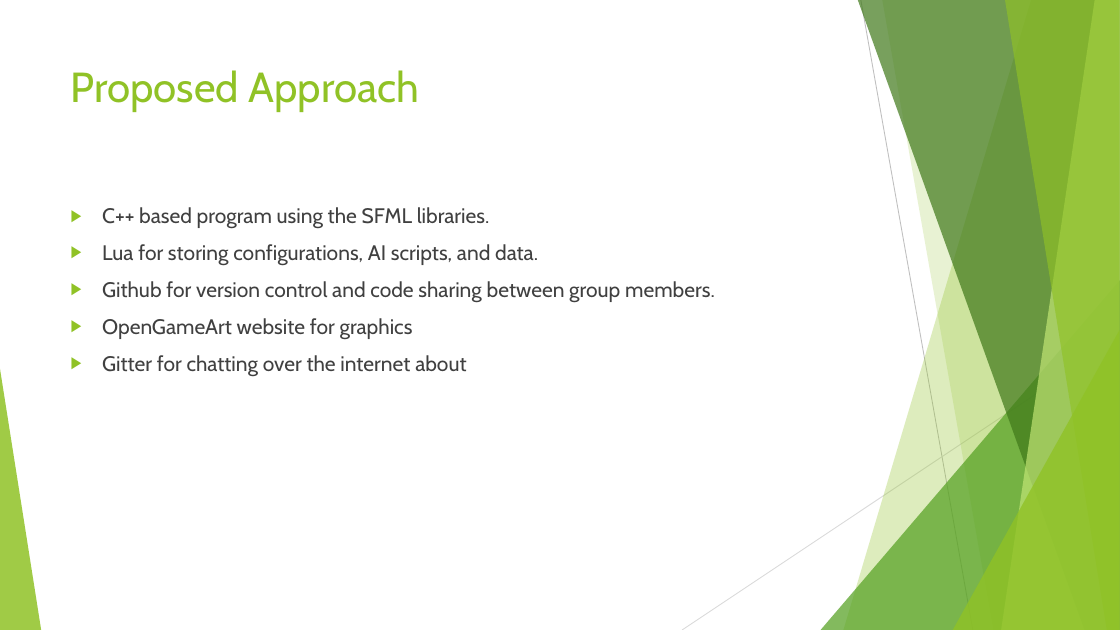
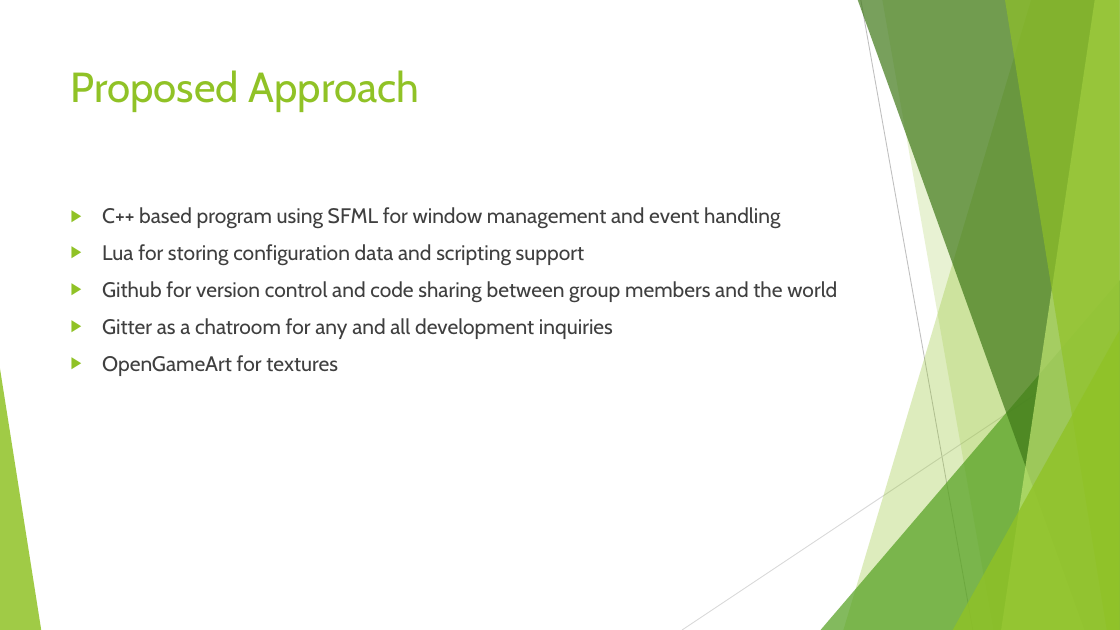
Before and after one commit to hanselrd/bubble-warrior-adventures, a slide deck: slide 5 of powerpoint/Bubble Warrior Adventures.pptx. Drawn at 1120x630 pixels with LibreOffice and Linux fonts; fonts in the diff are those of the drawing. Boxes give left, top, right and bottom in pixels: in the first picture for what was removed or moved away, otherwise in the second. Text is boxed around its words. In the diff, an @@ line names an element or a change of style, - is before the commit and + after.

```diff
--- a/powerpoint/Bubble Warrior Adventures.pptx
+++ b/powerpoint/Bubble Warrior Adventures.pptx
@@ text at bbox=[102, 207, 837, 376]: text changed; text colour #404040 to #3F3F3F @@
-▶ C++ based program using the SFML libraries.
-▶ Lua for storing configurations, AI scripts, and data.
-▶ Github for version control and code sharing between group members.
-▶ OpenGameArt website for graphics
-▶ Gitter for chatting over the internet about
+▶ C++ based program using SFML for window management and event handling
+▶ Lua for storing configuration data and scripting support
+▶ Github for version control and code sharing between group members and the world
+▶ Gitter as a chatroom for any and all development inquiries
+▶ OpenGameArt for textures
```
Also in this commit, not shown: 6 other slides changed.
